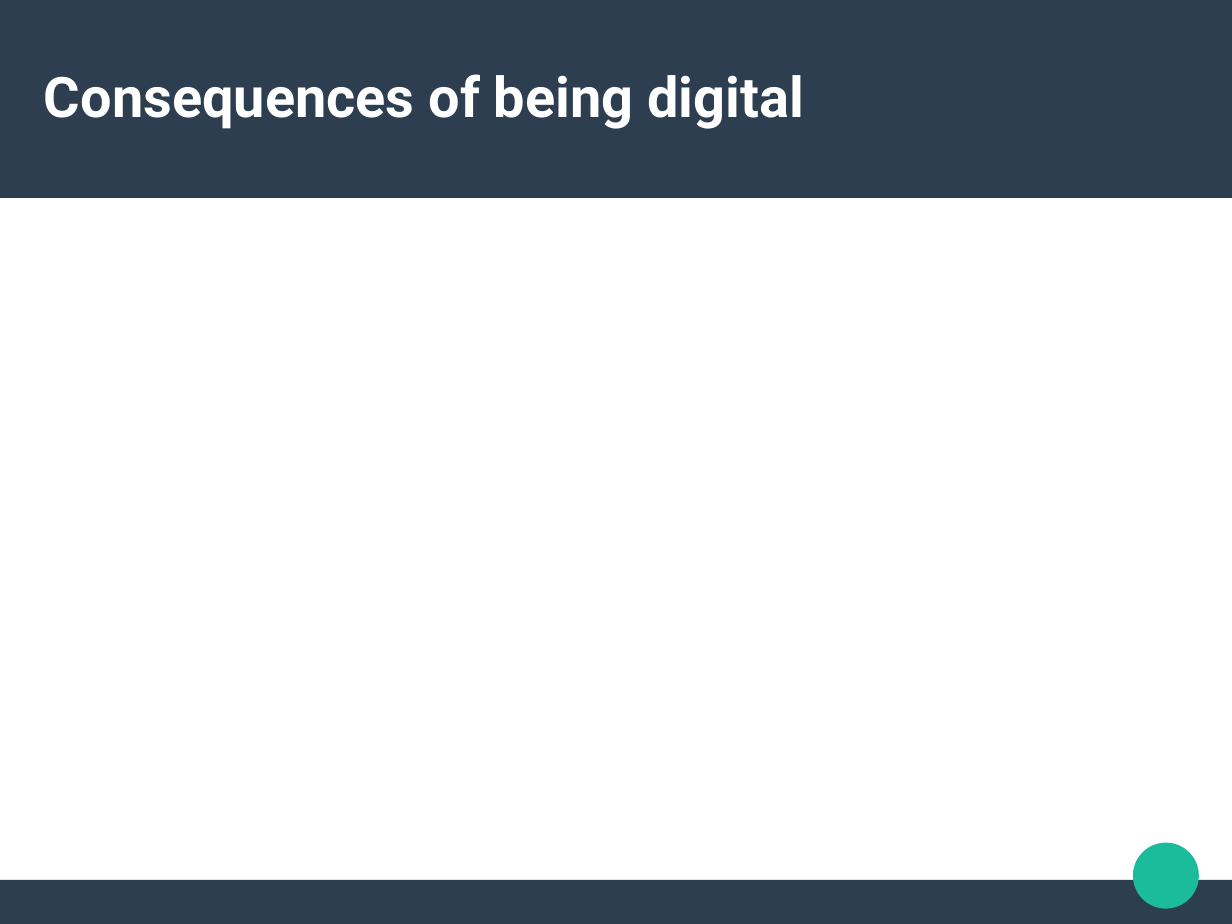
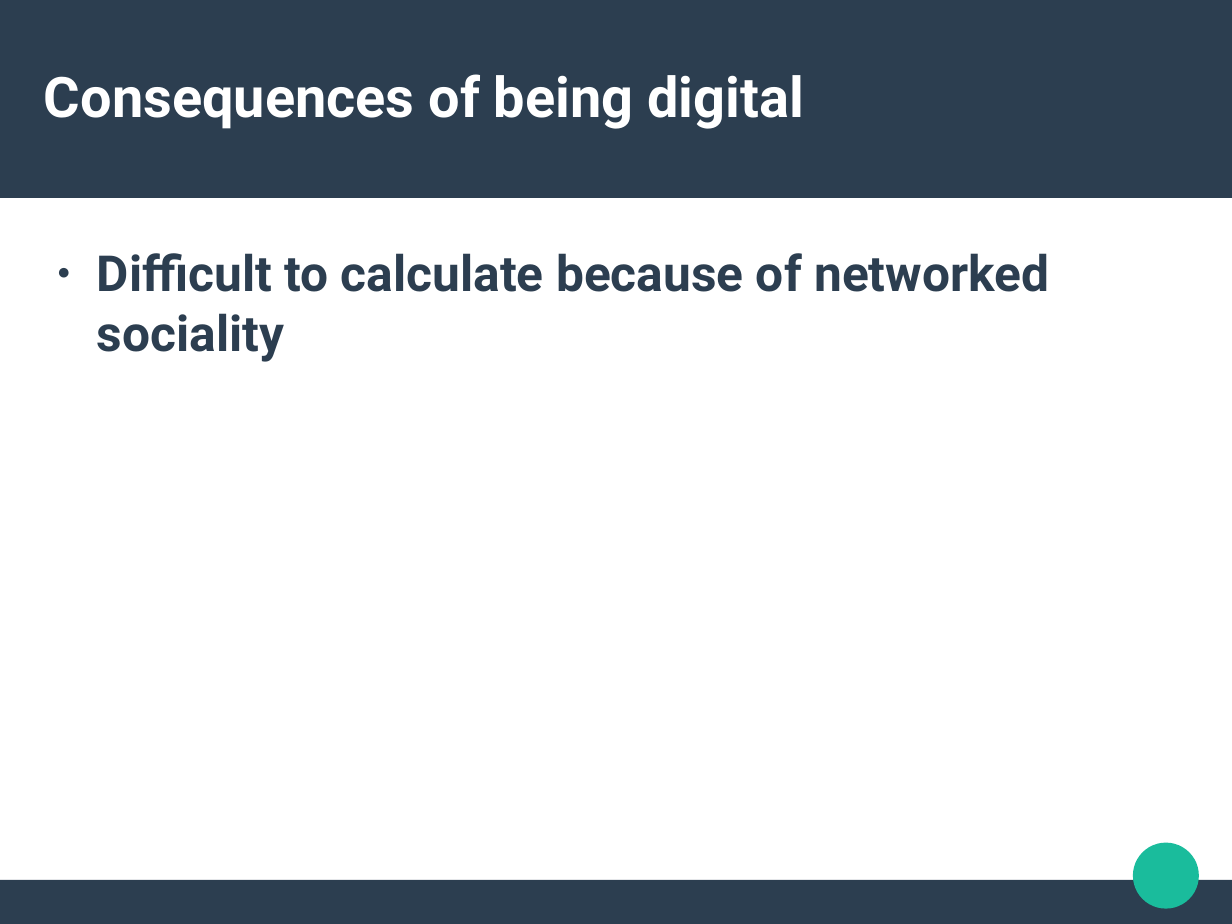
Before and after one commit to rian39/digital_ethics, a slide deck: slide 8 of digital_ethics_slides.odp (slide 5 before the commit). Drawn at 1232x924 pixels with LibreOffice and Linux fonts; fonts in the diff are those of the drawing. Boxes give left, top, right and bottom in pixels: in the first picture for what was removed or moved away, otherwise in the second. Text is boxed around its words. In the diff, an @@ line names an element or a change of style, - is before the commit and + after.

Commit message:
done 11 slides

```diff
--- a/digital_ethics_slides.odp
+++ b/digital_ethics_slides.odp
@@ text added at box(97, 253, 1049, 362), 32 pt, text #2C3E50, bold @@
+● Difficult to calculate because of networked sociality
```
Also in this commit, not shown: 3 other slides changed, 7 slides added, 3 slides removed, 1 other file.
